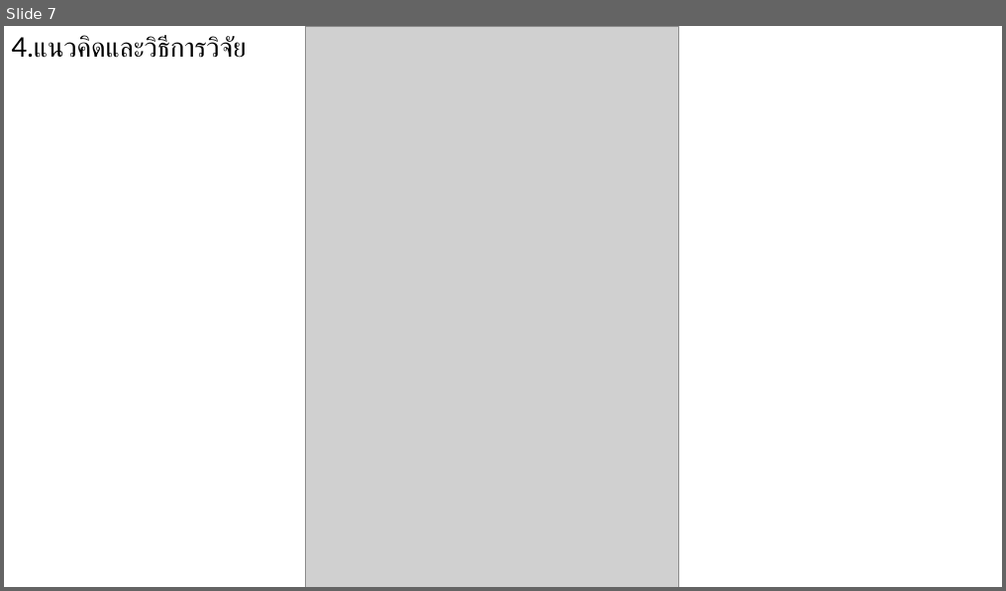
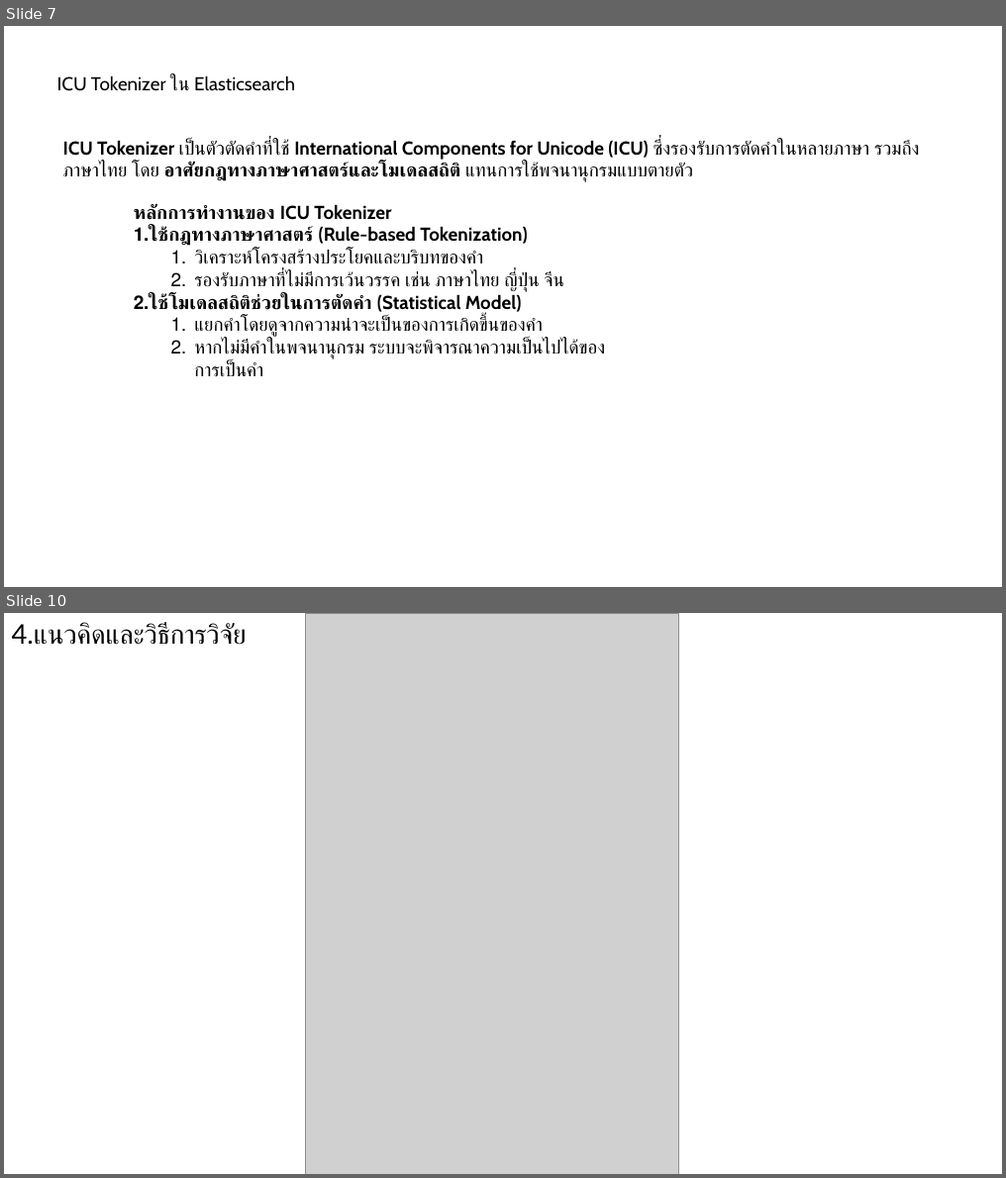
Before and after one commit to nanutnutna/thesis_ef, a slide deck: proposal/Proposal.pptx. Shown one above the other, each under a label of ours: slide 7 before the commit, slides 7 and 10 after it; the slides between them are not shown. The pictures are 1006x591 and 1006x1178 pixels, drawn with LibreOffice and Linux fonts; fonts in the diff are those of the drawing; grey boxes stand for pictures. Boxes give left, top, right and bottom in pixels: in the first picture for what was removed or moved away, otherwise in the second. Text is boxed around its words. In the diff, an @@ line names an element or a change of style, - is before the commit and + after.

```diff
--- a/proposal/Proposal.pptx
+++ b/proposal/Proposal.pptx
@@ slide 7 added at [4,26,1002,587], background #FFFFFF @@
@@ text added at [57,76,295,91], 18 pt, text #000000 @@
+ICU Tokenizer ใน Elasticsearch
@@ text added at [63,140,919,182], 18 pt, text #000000 @@
+ICU Tokenizer เป็นตัวตัดคำที่ใช้ International Components for Unicode (ICU) ซึ่งรองรับการตัดคำในหลายภาษา รวมถึงภาษาไทย โดย อาศัยกฎทางภาษาศาสตร์และโมเดลสถิติ แทนการใช้พจนานุกรมแบบตายตัว
@@ text added at [134,204,605,360], 18 pt, text #000000 @@
+หลักการทำงานของ ICU Tokenizer
+1. ใช้กฎทางภาษาศาสตร์ (Rule-based Tokenization)
+  1. วิเคราะห์โครงสร้างประโยคและบริบทของคำ
+  2. รองรับภาษาที่ไม่มีการเว้นวรรค เช่น ภาษาไทย ญี่ปุ่น จีน
+2. ใช้โมเดลสถิติช่วยในการตัดคำ (Statistical Model)
+  1. แยกคำโดยดูจากความน่าจะเป็นของการเกิดขึ้นของคำ
+  2. หากไม่มีคำในพจนานุกรม ระบบจะพิจารณาความเป็นไปได้ของการเป็นคำ
@@ what was slide 7 is now slide 10 @@
```
Also in this commit, not shown: 3 slides changed, 4 other slides added.
